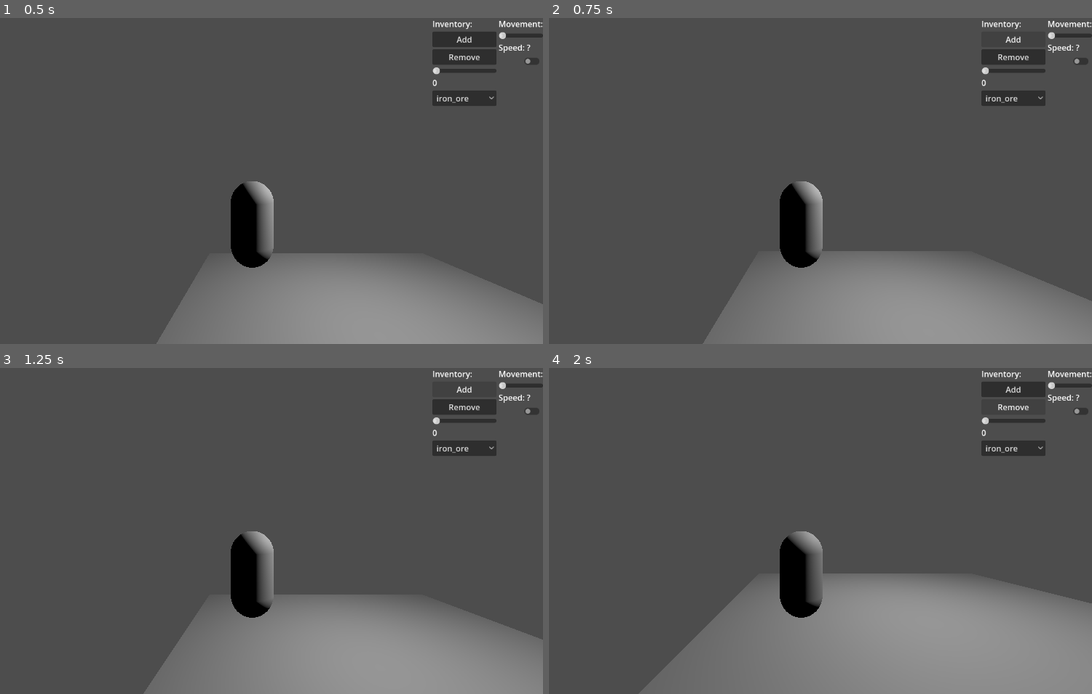
Above: before the commit, frames 1-4 (two rows, left to right).
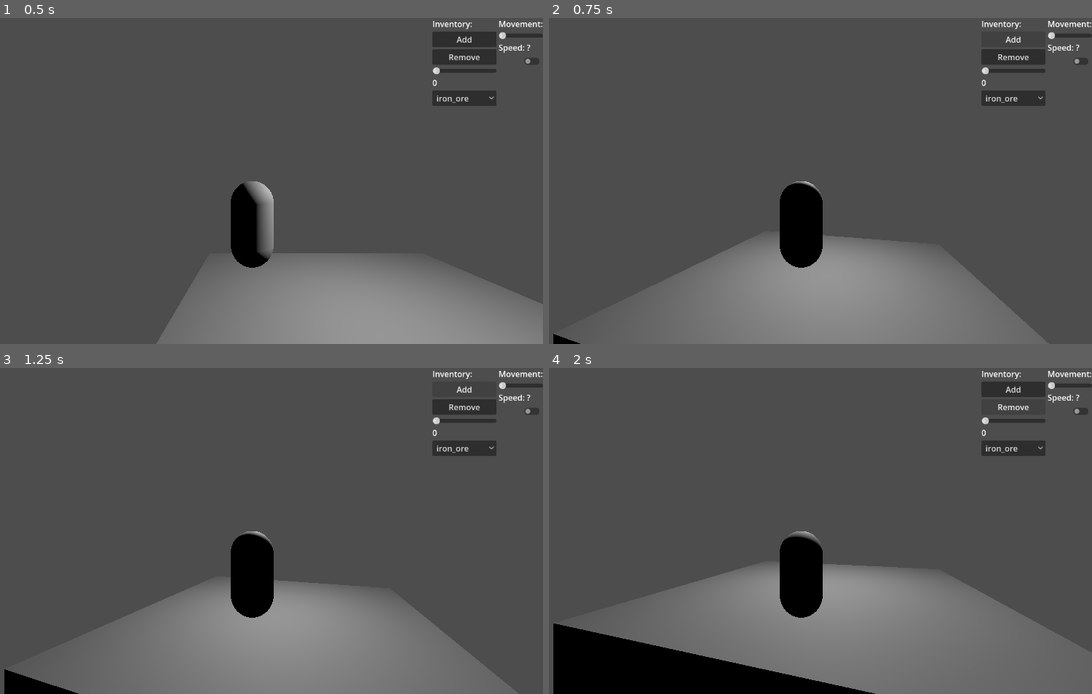
Above: after the commit, the same moments.

Repository: FyX0X/firkx-game-jam
Game: Godot game, scene res://main.tscn
Same seed, same stepped clock (60 frames per second), same inputs: the game is played once before the commit and once after it.
Inputs:
- Up to frame 1 (0.5 s): no input
- Up to frame 2 (0.75 s): click "Add" at 0.5 s
- Up to frame 3 (1.25 s): no input
- Up to frame 4 (2 s): click "Remove" at 1.25 s

Frame 1 is identical in both runs. In frame 2, 12% of the frame differs, in the area x 0-100%, y 50-100%; in frame 3, 13%; in frame 4, 21%.
Error in both runs: Invalid access to property or key 'iron_ore' on a base object of type 'Dictionary'. (res://Inventory/inventory.gd:28)

Commit message:
fix ui blocking input

Diff:
--- a/HUD/hud.tscn
+++ b/HUD/hud.tscn
@@ -3,20 +3,12 @@
 [ext_resource type="PackedScene" uid="uid://s6v8ha85bmj1" path="res://UI/debug_panel.tscn" id="1_h61sl"]
 [ext_resource type="PackedScene" uid="uid://c5x8h2rgp4iwv" path="res://UI/inventory_hud.tscn" id="2_mi5n8"]
 
-[node name="HUD" type="Control" unique_id=594591012]
-layout_mode = 3
-anchors_preset = 15
-anchor_right = 1.0
-anchor_bottom = 1.0
-grow_horizontal = 2
-grow_vertical = 2
+[node name="HUD" type="CanvasLayer" unique_id=1757733813]
 
 [node name="DebugPanel" parent="." unique_id=157777416 instance=ExtResource("1_h61sl")]
-layout_mode = 1
 anchors_preset = 1
 anchor_left = 1.0
 anchor_right = 1.0
 grow_horizontal = 0
 
 [node name="InventoryHUD" parent="." unique_id=1233354875 instance=ExtResource("2_mi5n8")]
-layout_mode = 1
--- a/Player/player.gd
+++ b/Player/player.gd
@@ -1,5 +1,7 @@
+class_name Player
 extends CharacterBody3D
 
+@onready var inventory: Inventory = $Inventory
 
 const SPEED = 5.0
 const JUMP_VELOCITY = 4.5
@@ -32,13 +34,9 @@
 
 
 # Camera and escape.
-func _unhandled_input(event):
-	if event is InputEventMouseMotion:
+func _input(event):
+	if event is InputEventMouseMotion and Input.get_mouse_mode() == Input.MOUSE_MODE_CAPTURED:
 		rotate_y(-event.relative.x * mouse_sensitivity)
 
-func _input(event):
-	if event.is_action_pressed("ui_cancel"):
-		if Input.mouse_mode == Input.MOUSE_MODE_CAPTURED:
-			Input.mouse_mode = Input.MOUSE_MODE_VISIBLE
-		else:
-			Input.mouse_mode = Input.MOUSE_MODE_CAPTURED
+func get_inventory() -> Inventory:
+	return inventory
--- a/UI/inventory_hud.gd
+++ b/UI/inventory_hud.gd
@@ -1,3 +1,4 @@
+class_name InventoryHUD
 extends Control
 
 @onready var left_ui: Control  = $LeftInventoryUI
@@ -11,6 +12,7 @@
 var _grabbed_slot: Panel = null   # to highlight it
 
 func _ready():
+	mouse_filter = Control.MOUSE_FILTER_IGNORE
 	cursor_label.hide()
 	left_ui.slot_picked.connect(_on_slot_picked)
 	left_ui.slot_dropped.connect(_on_slot_dropped)
--- a/UI/inventory_hud.tscn
+++ b/UI/inventory_hud.tscn
@@ -19,11 +19,25 @@
 
 [node name="TransferBar" type="SpinBox" parent="." unique_id=400317091]
 layout_mode = 0
-offset_right = 86.5
-offset_bottom = 31.0
+offset_left = 109.0
+offset_top = 4.0
+offset_right = 195.5
+offset_bottom = 35.0
 
 [node name="LeftInventoryUI" parent="." unique_id=1944066177 instance=ExtResource("2_f0n0s")]
 layout_mode = 1
+anchors_preset = 4
+anchor_top = 0.5
+anchor_bottom = 0.5
+grow_vertical = 2
 
 [node name="RightInventoryUI" parent="." unique_id=1074532455 instance=ExtResource("2_f0n0s")]
 layout_mode = 1
+anchors_preset = 8
+anchor_left = 0.5
+anchor_top = 0.5
+anchor_right = 0.5
+anchor_bottom = 0.5
+grow_horizontal = 2
+grow_vertical = 2
+metadata/_edit_use_anchors_ = true
--- a/UI/inventory_slot.tscn
+++ b/UI/inventory_slot.tscn
@@ -2,9 +2,14 @@
 
 [ext_resource type="Script" uid="uid://cwwdbt5wqs4st" path="res://UI/inventory_slot.gd" id="1_hmrqk"]
 
+[sub_resource type="StyleBoxFlat" id="StyleBoxFlat_l6l0t"]
+
 [node name="InventorySlot" type="Panel" unique_id=980545827]
-offset_right = 40.0
-offset_bottom = 40.0
+custom_minimum_size = Vector2(64, 64)
+custom_maximum_size = Vector2(64, 64)
+offset_right = 71.0
+offset_bottom = 67.0
+theme_override_styles/panel = SubResource("StyleBoxFlat_l6l0t")
 script = ExtResource("1_hmrqk")
 
 [node name="VBoxContainer" type="VBoxContainer" parent="." unique_id=554382727]
--- a/UI/inventory_ui.gd
+++ b/UI/inventory_ui.gd
@@ -3,39 +3,33 @@
 signal slot_picked(inventory: Inventory, item_id: String, slot: Panel)
 signal slot_dropped(inventory: Inventory, item_id: String)
 
-@onready var grid: GridContainer = $GridContainer
-@onready var detail_label: Label = $DetailLabel
-@onready var title_label: Label = $TitleLabel
-
-const SLOT_COUNT := 20
-const COLS := 5
+@onready var grid: GridContainer = $VBoxContainer/GridContainer
+@onready var detail_label: Label = $VBoxContainer/DetailLabel
+@onready var title_label: Label = $VBoxContainer/TitleLabel
 
 var inventory: Inventory
+
+func _ready():
+	for i in grid.get_child_count():
+		var slot = grid.get_child(i)
+		slot.index = i
+		slot.slot_clicked.connect(_on_slot_clicked.bind(slot))
+	hide()
 
 func setup(target: Inventory, label: String = "Inventory") -> void:
 	inventory = target
 	inventory.inventory_changed.connect(_on_inventory_changed)
-	title_label.text = label
+	if title_label:
+		title_label.text = label
 	refresh()
-
-func _ready():
-	_build_grid()
-	hide()
-
-func _build_grid():
-	grid.columns = COLS
-	for i in SLOT_COUNT:
-		var slot = preload("res://UI/inventory_slot.tscn").instantiate()
-		slot.index = i
-		slot.slot_clicked.connect(_on_slot_clicked.bind(slot))
-		grid.add_child(slot)
 
 func refresh():
 	if not inventory:
 		return
 	var items = inventory.get_all_items()
 	var keys = items.keys()
-	for i in SLOT_COUNT:
+	var count = grid.get_child_count()
+	for i in count:
 		var slot = grid.get_child(i)
 		if i < keys.size():
 			slot.set_item(keys[i], items[keys[i]])
@@ -50,7 +44,8 @@
 	refresh()
 
 func _on_slot_clicked(item_id: String, slot: Panel) -> void:
-	detail_label.text = item_id + "  ×" + str(inventory.get_amount(item_id)) if item_id != "" else ""
+	if detail_label:
+		detail_label.text = item_id + "  ×" + str(inventory.get_amount(item_id)) if item_id != "" else ""
 	if item_id != "":
 		slot_picked.emit(inventory, item_id, slot)
 	else:
--- a/UI/inventory_ui.tscn
+++ b/UI/inventory_ui.tscn
@@ -1,29 +1,62 @@
 [gd_scene format=3 uid="uid://qb6o7uf04vum"]
 
 [ext_resource type="Script" uid="uid://b0p58cukvec05" path="res://UI/inventory_ui.gd" id="1_4hlgy"]
+[ext_resource type="PackedScene" uid="uid://bllbuy6rksqit" path="res://UI/inventory_slot.tscn" id="2_l6l0t"]
 
 [node name="InventoryUI" type="Control" unique_id=1944066177]
 layout_mode = 3
 anchors_preset = 0
 script = ExtResource("1_4hlgy")
 
-[node name="TitleLabel" type="Label" parent="." unique_id=845716905]
-layout_mode = 0
-offset_right = 40.0
-offset_bottom = 23.0
+[node name="VBoxContainer" type="VBoxContainer" parent="." unique_id=881592187]
+layout_mode = 1
+anchors_preset = 4
+anchor_top = 0.5
+anchor_bottom = 0.5
+offset_top = -93.0
+offset_right = 336.0
+offset_bottom = 93.0
+grow_vertical = 2
+
+[node name="TitleLabel" type="Label" parent="VBoxContainer" unique_id=845716905]
+layout_mode = 2
 text = "Title"
 
-[node name="DetailLabel" type="Label" parent="." unique_id=1339500203]
-layout_mode = 0
-offset_left = -3.0
-offset_top = 26.0
-offset_right = 72.0
-offset_bottom = 49.0
+[node name="GridContainer" type="GridContainer" parent="VBoxContainer" unique_id=776054258]
+layout_mode = 2
+columns = 5
+
+[node name="InventorySlot" parent="VBoxContainer/GridContainer" unique_id=980545827 instance=ExtResource("2_l6l0t")]
+layout_mode = 2
+
+[node name="InventorySlot2" parent="VBoxContainer/GridContainer" unique_id=365009626 instance=ExtResource("2_l6l0t")]
+layout_mode = 2
+
+[node name="InventorySlot3" parent="VBoxContainer/GridContainer" unique_id=331333013 instance=ExtResource("2_l6l0t")]
+layout_mode = 2
+
+[node name="InventorySlot4" parent="VBoxContainer/GridContainer" unique_id=285594262 instance=ExtResource("2_l6l0t")]
+layout_mode = 2
+
+[node name="InventorySlot5" parent="VBoxContainer/GridContainer" unique_id=447340788 instance=ExtResource("2_l6l0t")]
+layout_mode = 2
+
+[node name="InventorySlot6" parent="VBoxContainer/GridContainer" unique_id=876640481 instance=ExtResource("2_l6l0t")]
+layout_mode = 2
+
+[node name="InventorySlot7" parent="VBoxContainer/GridContainer" unique_id=1025587969 instance=ExtResource("2_l6l0t")]
+layout_mode = 2
+
+[node name="InventorySlot8" parent="VBoxContainer/GridContainer" unique_id=2145270854 instance=ExtResource("2_l6l0t")]
+layout_mode = 2
+
+[node name="InventorySlot9" parent="VBoxContainer/GridContainer" unique_id=466854575 instance=ExtResource("2_l6l0t")]
+layout_mode = 2
+
+[node name="InventorySlot10" parent="VBoxContainer/GridContainer" unique_id=480803677 instance=ExtResource("2_l6l0t")]
+layout_mode = 2
+
+[node name="DetailLabel" type="Label" parent="VBoxContainer" unique_id=1339500203]
+layout_mode = 2
+offset_transform_enabled = true
 text = "Label"
-
-[node name="GridContainer" type="GridContainer" parent="." unique_id=776054258]
-layout_mode = 0
-offset_top = 27.0
-offset_right = 75.0
-offset_bottom = 27.0
-columns = 5
--- /dev/null
+++ b/main.gd
@@ -0,0 +1,25 @@
+extends Node
+
+@onready var hud_layer: CanvasLayer = $HUD
+@onready var inventory_hud: InventoryHUD = $HUD/InventoryHUD
+@onready var player: Player = $Player
+
+# Called when the node enters the scene tree for the first time.
+func _ready() -> void:
+	pass # Replace with function body.
+
+
+# Called every frame. 'delta' is the elapsed time since the previous frame.
+func _process(delta: float) -> void:
+	pass
+
+
+func _input(event):
+	if event.is_action_pressed("ui_cancel"):
+		if Input.mouse_mode == Input.MOUSE_MODE_CAPTURED:
+			Input.mouse_mode = Input.MOUSE_MODE_VISIBLE
+		else:
+			Input.mouse_mode = Input.MOUSE_MODE_CAPTURED
+
+	if event.is_action_pressed("inventory"):
+		inventory_hud.open_single(player.get_inventory())
--- a/main.tscn
+++ b/main.tscn
@@ -1,10 +1,12 @@
 [gd_scene format=3 uid="uid://dloy8kaaf63r5"]
 
 [ext_resource type="PackedScene" uid="uid://u42v52f6xw2m" path="res://Player/player.tscn" id="1_0xm2m"]
+[ext_resource type="Script" uid="uid://d3gn47wim1xkd" path="res://main.gd" id="1_1bvp3"]
 [ext_resource type="PackedScene" uid="uid://d0qsixhs4x7nf" path="res://World/World.tscn" id="2_h2yge"]
 [ext_resource type="PackedScene" uid="uid://dqbniuv054ai1" path="res://HUD/hud.tscn" id="3_h2yge"]
 
 [node name="Main" type="Node" unique_id=761649392]
+script = ExtResource("1_1bvp3")
 
 [node name="World" parent="." unique_id=1479313556 instance=ExtResource("2_h2yge")]
 
Not shown, changed: ToDoList/ToDo.txt
Not shown, added: main.gd.uid
